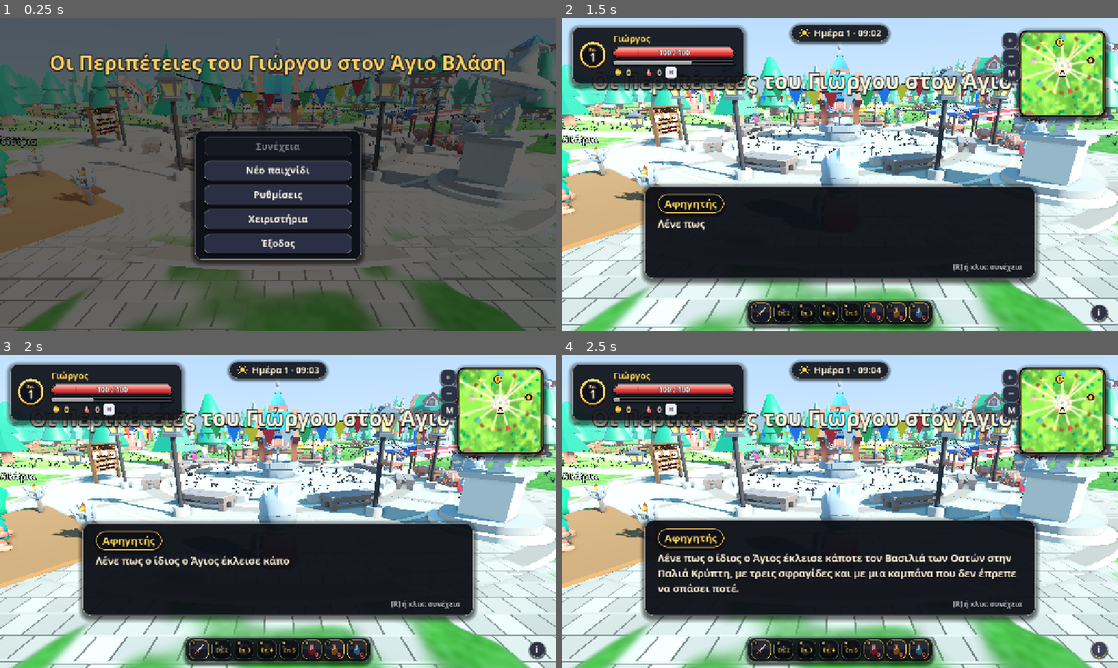
Above: before the commit, frames 1-4 (two rows, left to right).
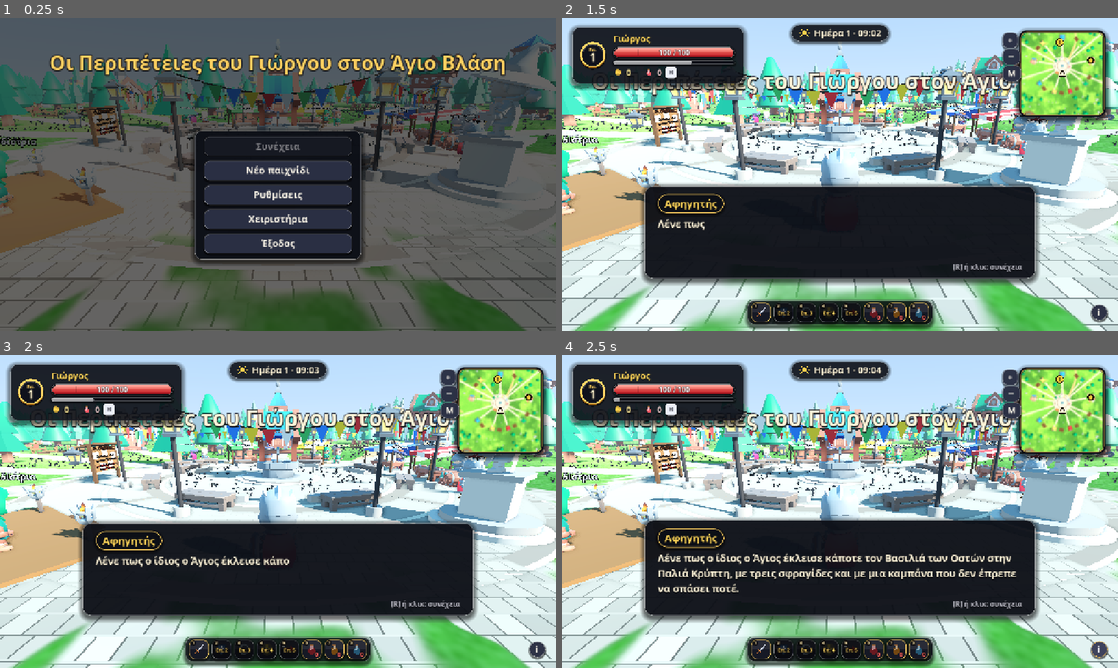
Above: after the commit, the same moments.

Repository: TheoSfak/George-Adventures
Game: Godot game, scene res://scenes/main.tscn
Two runs of this game, one before a commit and one after it. Both use one fixed random seed, a clock stepped at 60 frames per second and the inputs below.
Inputs (mouse positions are in pixels of both pictures, inside the frame that each line leads up to):
- Up to frame 1 (0.25 s): no input
- Up to frame 2 (1.5 s): click "Νέο παιχνίδι" at 0.5 s; tap Enter (ui_accept) at 1.25 s; drag from (762, 312) to (895, 105) at 1.27 s
- Up to frame 3 (2 s): no input
- Up to frame 4 (2.5 s): click "i" at 2 s

The runs differ from the first frame. In frame 1, less than 0.1% of the frame differs, in the area x 3-100%, y 27-37%; in frame 2, less than 0.1%, in the area x 4-100%, y 19-37%; in frame 3, less than 0.1%; in frame 4, less than 0.1%.

Commit message:
Fit the Great Tree area into the map: barrel, spawns, signpost, map name and lake sounds

Diff:
--- a/scripts/enemies.gd
+++ b/scripts/enemies.gd
@@ -202,7 +202,7 @@
 const SPAWNS := [
 	# --- around the stolen wine barrels (quest "Τα Κλεμμένα Βαρέλια")
 	["minion", -38.0, -138.0], ["minion", -22.0, -146.0],
-	["minion", 138.0, -22.0], ["warrior", 148.0, -36.0],
+	["minion", 120.0, -18.0], ["warrior", 130.0, -34.0],
 	["minion", 18.0, 148.0], ["warrior", 34.0, 156.0],
 	["warrior", -128.0, 104.0], ["minion", -116.0, 118.0],
 	# --- wandering around the village outskirts
--- a/scripts/minimap.gd
+++ b/scripts/minimap.gd
@@ -20,7 +20,7 @@
 const PLACES := [
 	["church", 0.0, -59.0], ["tavern", -59.0, -9.8], ["market", 59.0, -11.5], ["smith", -93.5, 29.5],
 	["mill", 95.1, 39.4], ["windmill", -100.0, -54.1], ["tower", 95.1, -78.7], ["well", 0.0, 0.0],
-	["camp", -175.0, 20.0, -24.0], ["quarry", 140.0, 125.0], ["crypt", 0.0, -178.0],
+	["camp", -175.0, 20.0, -24.0], ["quarry", 140.0, 125.0], ["crypt", 0.0, -178.0], ["bigtree", 172.0, -40.0],
 ]
 const SHOPS := [Vector2(59.0, -11.5), Vector2(-93.5, 29.5)]
 # where a boss quest points when the boss itself cannot be found (x, z)
--- a/scripts/sound_manager.gd
+++ b/scripts/sound_manager.gd
@@ -89,6 +89,8 @@
 	_add_positional_loop("fire_loop", Vector3(CAMP.x, 1.2, CAMP.y), 7.0, 45.0, -2.0)
 	_add_positional_loop("water_loop", Vector3(POND.x, 0.5, POND.y), 8.0, 40.0, -4.0)
 	_add_positional_loop("wind_loop", Vector3(CRYPT.x, 6.0, CRYPT.y), 14.0, 60.0, -10.0)
+	_add_positional_loop("water_loop", Vector3(GreatTree.CENTER.x, 0.5, GreatTree.CENTER.y), 10.0, 50.0, -6.0)
+	_add_positional_loop("wind_loop", Vector3(GreatTree.CENTER.x, 22.0, GreatTree.CENTER.y), 12.0, 55.0, -12.0)
 	# the sounds used most are loaded up front so the first swing does not stutter
 	for id in SfxIds.VARIANTS:
 		if not SfxIds.LOOPS.has(id) and SfxIds.VARIANTS[id] > 0:
--- a/scripts/strings_el.gd
+++ b/scripts/strings_el.gd
@@ -145,7 +145,7 @@
 const MAP_PLACES := {
 	"church": "Εκκλησία", "tavern": "Ταβέρνα", "market": "Παζάρι", "smith": "Σιδηρουργείο",
 	"mill": "Πριονιστήριο", "windmill": "Μύλος", "tower": "Πύργος Φρουράς", "well": "Πηγάδι",
-	"camp": "Δυτικό Στρατόπεδο", "quarry": "Λατομείο", "crypt": "Παλιά Κρύπτη",
+	"camp": "Δυτικό Στρατόπεδο", "quarry": "Λατομείο", "crypt": "Παλιά Κρύπτη", "bigtree": "Η Λίμνη του Αιωνόβιου",
 }
 
 const MUSIC_ON := "Μουσική: ενεργή  [F7]"
--- a/scripts/village.gd
+++ b/scripts/village.gd
@@ -63,7 +63,7 @@
 
 # [quest item id, x, z]   (see quest_data.gd; they only appear while their quest is active)
 const QUEST_ITEMS := [
-	["keg", -30.0, -142.0], ["keg", 143.0, -29.0], ["keg", 26.0, 152.0], ["keg", -122.0, 111.0],
+	["keg", -30.0, -142.0], ["keg", 124.0, -26.0], ["keg", 26.0, 152.0], ["keg", -122.0, 111.0],
 	["key", -176.0, 24.0],
 	# flour sacks scattered around the windmill, logs around the lumber mill
 	["sack", -113.0, -41.0], ["sack", -87.0, -67.0], ["sack", -121.0, -63.0], ["sack", -96.0, -33.0], ["sack", -109.0, -81.0],
@@ -88,6 +88,7 @@
 const SIGNPOSTS := [
 	["Δυτικό Στρατόπεδο  ←", -138.0, 4.0, 90],
 	["Λατομείο  ↘", 104.0, 84.0, 20],
+	["Το Μεγάλο Δέντρο  →", 112.0, -44.0, 270],
 	["Παλιά Κρύπτη  ↑\nΚίνδυνος!", 14.0, -118.0, 0],
 ]
 
--- /dev/null
+++ b/tools/great_tree_integration_test.gd
@@ -0,0 +1,65 @@
+extends SceneTree
+## The Great Tree area fits the rest of the map: nothing in its way, signpost, map label, sounds, scatter:
+##   godot --path . --headless --script tools/great_tree_integration_test.gd
+var failed := false
+
+
+func check(label: String, ok: bool) -> void:
+	print(("PASS  " if ok else "FAIL  "), label)
+	if not ok:
+		failed = true
+
+
+func _initialize() -> void:
+	_run()
+
+
+func _run() -> void:
+	await process_frame
+	root.get_node("/root/Quests").intro_seen = true
+	# --- the data moved out of the lake (read from the source: the scripts mention autoloads)
+	var village_src := FileAccess.get_file_as_string("res://scripts/village.gd")
+	check("the quest barrel moved to (124, -26)", village_src.contains('["keg", 124.0, -26.0]') and not village_src.contains('["keg", 143.0, -29.0]'))
+	var enemies_src := FileAccess.get_file_as_string("res://scripts/enemies.gd")
+	check("its two skeleton spawns moved with it", enemies_src.contains('["minion", 120.0, -18.0]') and enemies_src.contains('["warrior", 130.0, -34.0]') and not enemies_src.contains('["minion", 138.0, -22.0]'))
+	check("the signpost is in the village data", village_src.contains("Το Μεγάλο Δέντρο  →"))
+	var mini_src := FileAccess.get_file_as_string("res://scripts/minimap.gd")
+	check("the big map names the place", mini_src.contains('["bigtree", 172.0, -40.0]') and Strings.MAP_PLACES.has("bigtree") and Strings.MAP_PLACES["bigtree"] == "Η Λίμνη του Αιωνόβιου")
+	var sound_src := FileAccess.get_file_as_string("res://scripts/sound_manager.gd")
+	check("two positional loops at the lake", sound_src.contains('"water_loop", Vector3(GreatTree.CENTER.x') and sound_src.contains('"wind_loop", Vector3(GreatTree.CENTER.x'))
+
+	var main := (load("res://scenes/main.tscn") as PackedScene).instantiate()
+	root.add_child(main)
+	await create_timer(3.0).timeout
+	var village := main.get_node("Village")
+	# --- no skeletons in or next to the area
+	var close := 0
+	for e in get_nodes_in_group("enemies"):
+		var p := (e as Node3D).global_position
+		if Vector2(p.x - 172.0, p.z + 40.0).length() < 44.0:
+			close += 1
+	check("no skeleton starts within 44 m of the lake centre (%d)" % close, close == 0)
+	# --- nothing scattered inside the area
+	var inside := true
+	for a in 16:
+		var ang := TAU * float(a) / 16.0
+		for r in [5.0, 20.0, 38.0, 43.0]:
+			if not village._is_occupied(172.0 + cos(ang) * r, -40.0 + sin(ang) * r, 0.5):
+				inside = false
+	check("the whole area is registered as occupied (no grass, forests or rocks scattered in it)", inside)
+	check("but the village side is free again further out", not village._is_occupied(172.0 - 70.0, -40.0, 0.5))
+	# --- the signpost exists as a 3D label near (112, -44)
+	var sign_found := false
+	for l in village.find_children("*", "Label3D", true, false):
+		var lab := l as Label3D
+		if lab.text.contains("Μεγάλο Δέντρο") and Vector2(lab.global_position.x - 112.0, lab.global_position.z + 44.0).length() < 6.0:
+			sign_found = true
+	check("the signpost 'Το Μεγάλο Δέντρο' stands near (112, -44)", sign_found)
+	# --- the sound manager made the loops
+	var sm = get_first_node_in_group("sound_manager")
+	var loops := 0
+	for n in sm.get_children():
+		if n is AudioStreamPlayer3D and Vector2(n.global_position.x - 172.0, n.global_position.z + 40.0).length() < 1.0:
+			loops += 1
+	check("the sound manager has two loops at the lake (%d)" % loops, loops == 2)
+	quit(1 if failed else 0)
Not shown, added: tools/great_tree_integration_test.gd.uid
